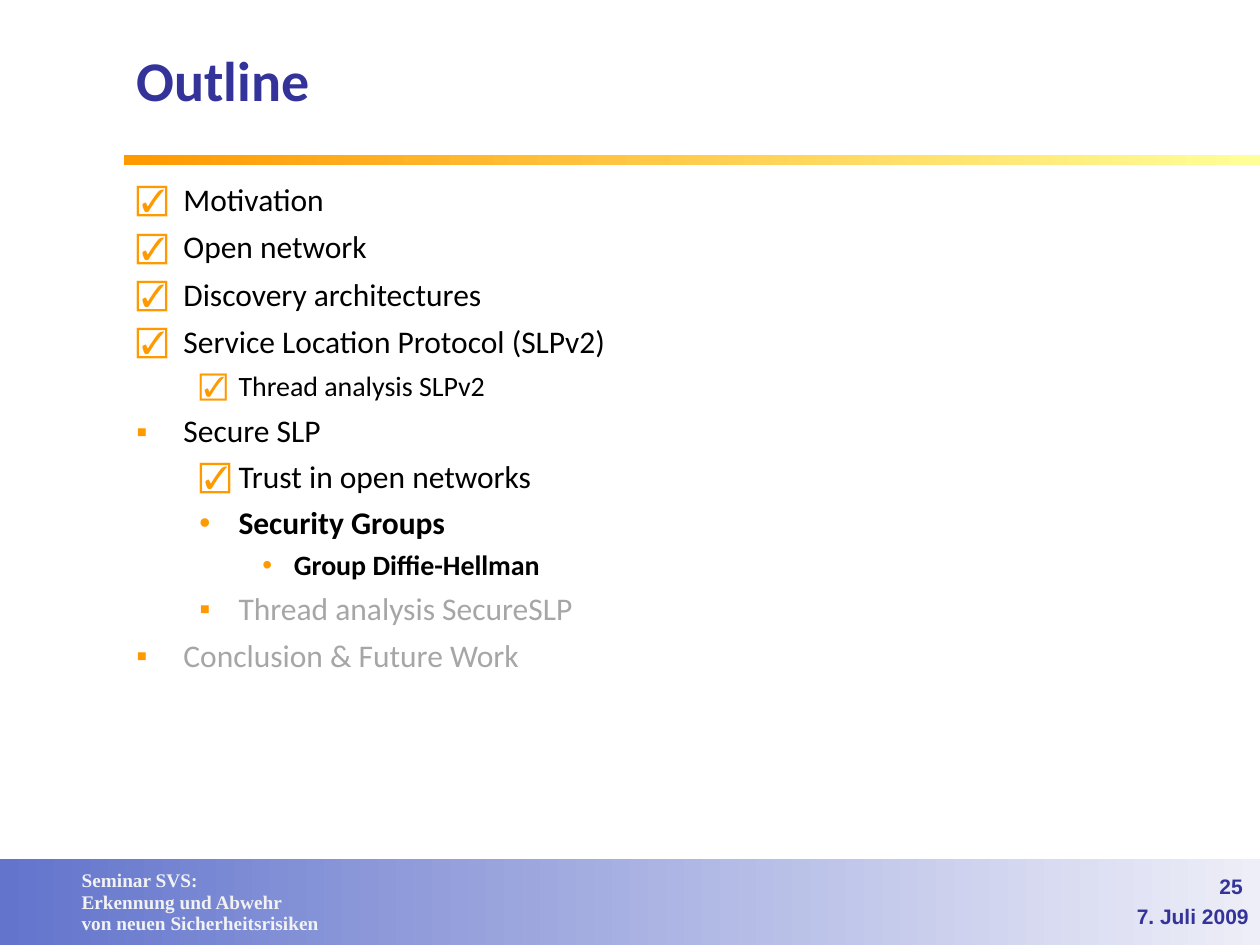
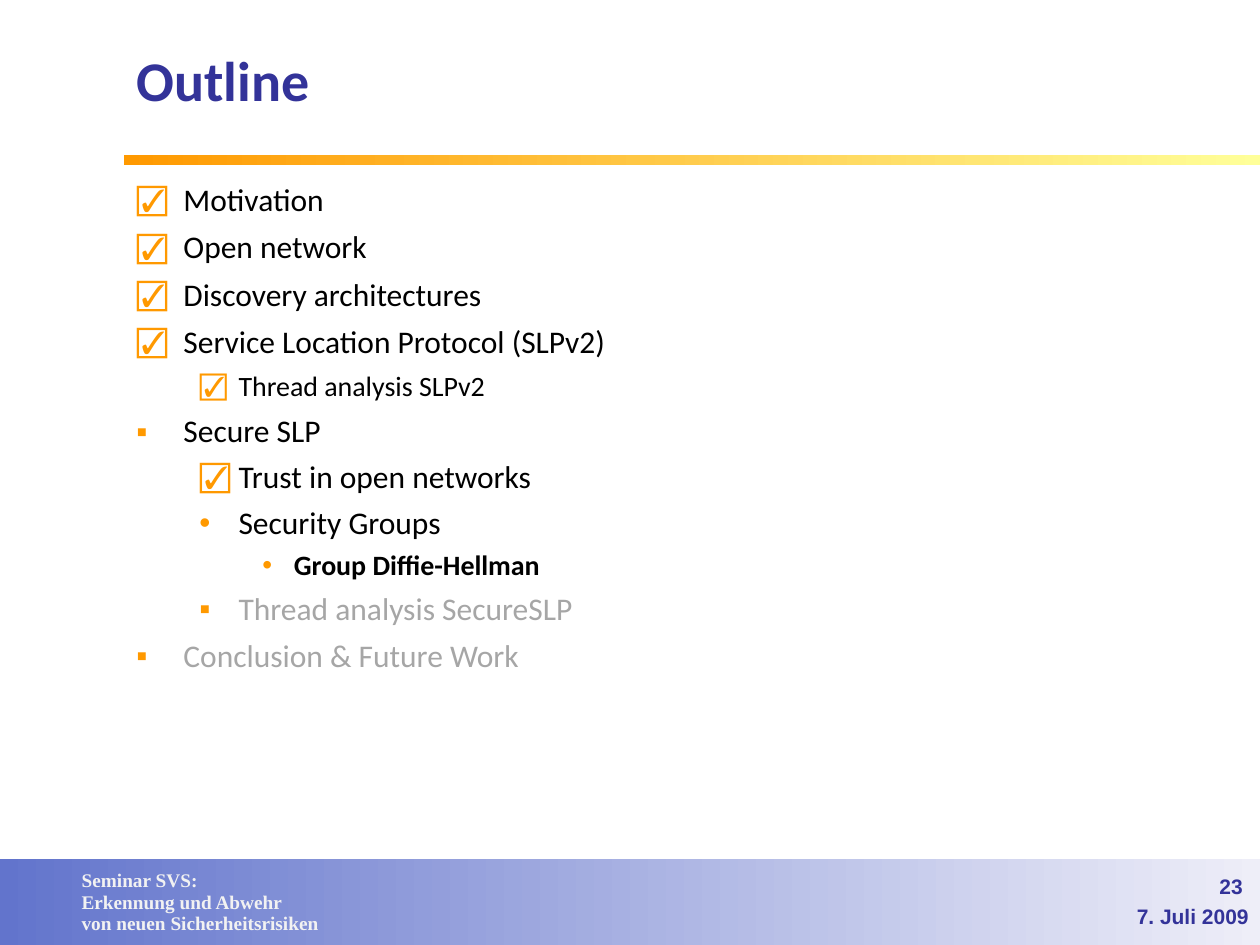
Before and after one commit to lemmy/SecuredSLP, a slide deck: slide 23 of doc/Service Discovery in open networks.ppt (slide 25 before the commit). Drawn at 1260x945 pixels with LibreOffice and Linux fonts; fonts in the diff are those of the drawing; background and template pictures are left out. Boxes give left, top, right and bottom in pixels: in the first picture for what was removed or moved away, otherwise in the second. Text is boxed around its words. In the diff, an @@ line names an element or a change of style, - is before the commit and + after.

Commit message:
dh in colours

```diff
--- a/doc/Service Discovery in open networks.ppt
+++ b/doc/Service Discovery in open networks.ppt
@@ text at [239,512,441,539]: bold off in "Security Groups" @@
@@ page number at [1219,879,1242,894]: text changed @@
-25
+23
```
Also in this commit, not shown: 8 other slides changed, 2 slides added.
